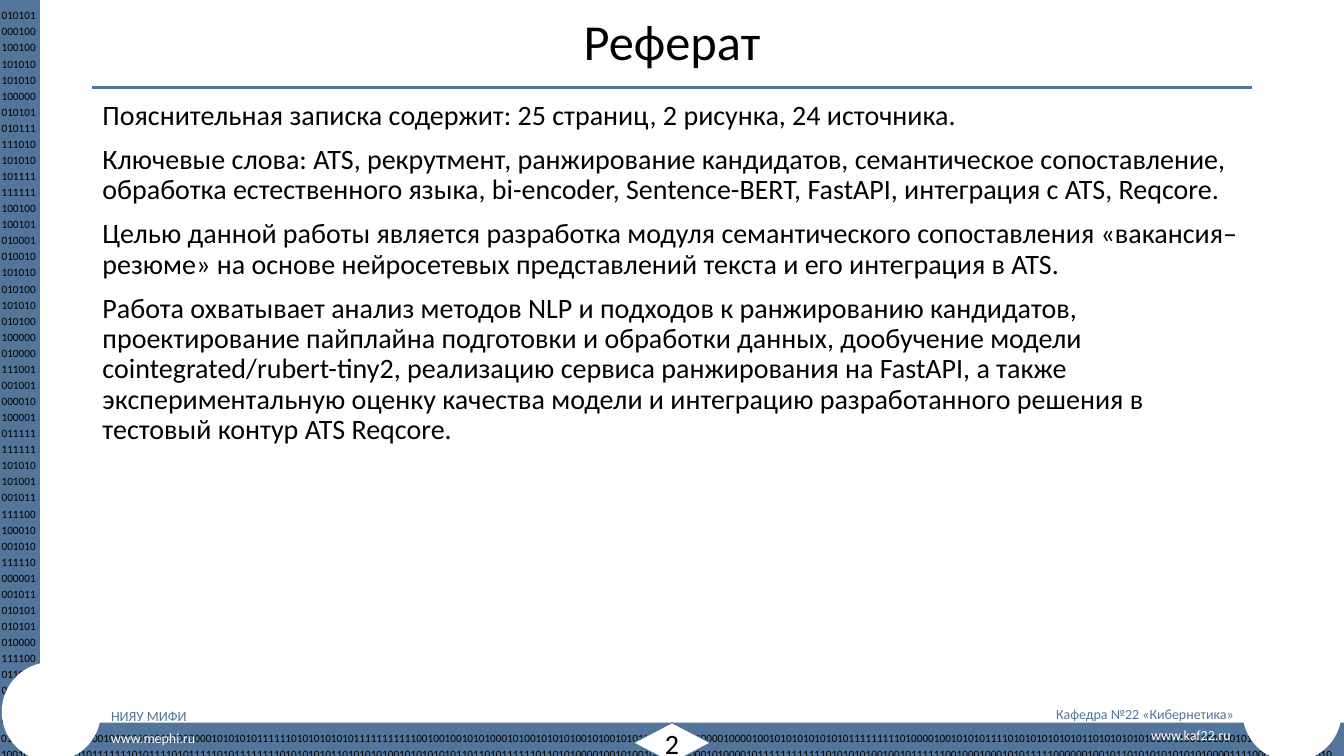
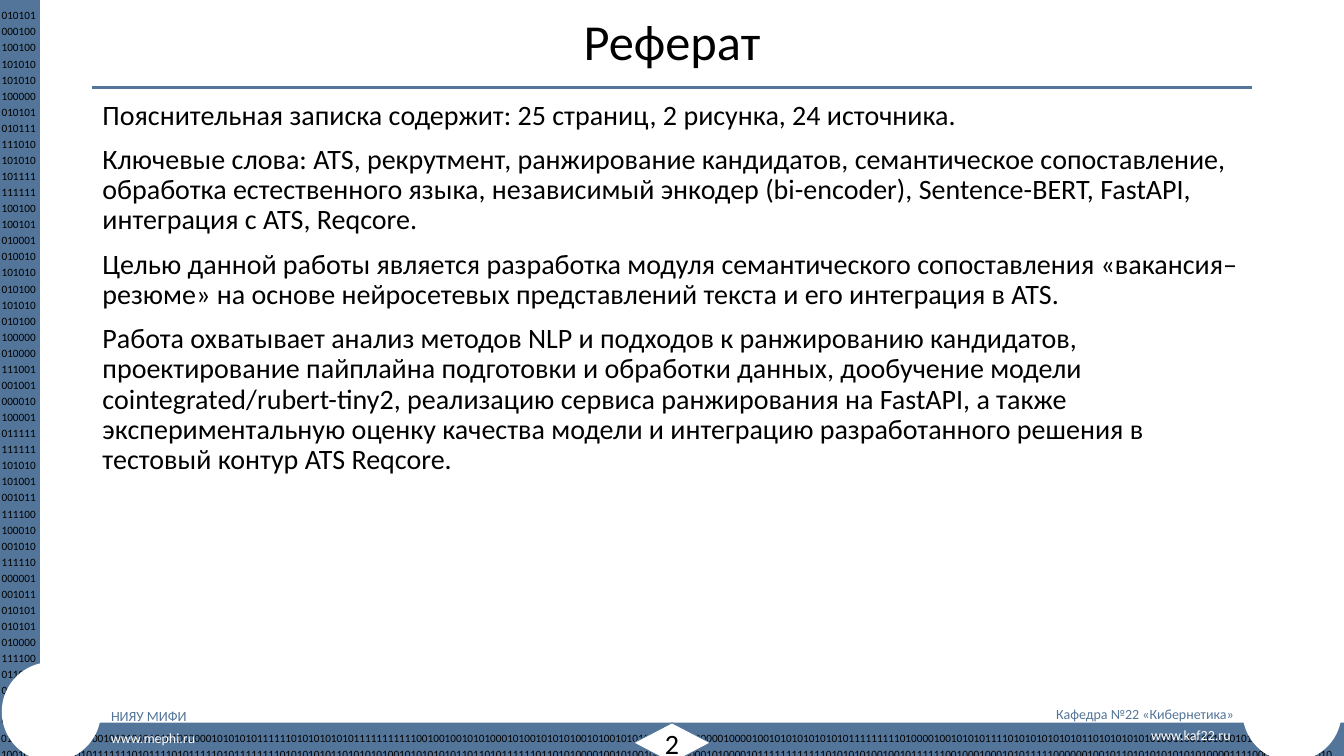
Before and after one commit to ArtiomNosov/master-thesis-repository, a slide deck: slide 2 of vkr/artifacts/М24-534_НосовАИ_презентация_ВКР.pptx. Drawn at 1344x756 pixels with LibreOffice and Linux fonts; fonts in the diff are those of the drawing; background and template pictures are left out. Boxes give left, top, right and bottom in pixels: in the first picture for what was removed or moved away, otherwise in the second. Text is boxed around its words. In the diff, an @@ line names an element or a change of style, - is before the commit and + after.

```diff
--- a/vkr/artifacts/М24-534_НосовАИ_презентация_ВКР.pptx
+++ b/vkr/artifacts/М24-534_НосовАИ_презентация_ВКР.pptx
@@ text at <box>102,150,1225,234</box>: text changed @@
-Ключевые слова: ATS, рекрутмент, ранжирование кандидатов, семантическое сопоставление, обработка естественного языка, bi-encoder, Sentence-BERT, FastAPI, интеграция с ATS, Reqcore.
+Ключевые слова: ATS, рекрутмент, ранжирование кандидатов, семантическое сопоставление, обработка естественного языка, независимый энкодер (bi-encoder), Sentence-BERT, FastAPI, интеграция с ATS, Reqcore.
```
Also in this commit, not shown: 3 other slides changed, 9 other files.
